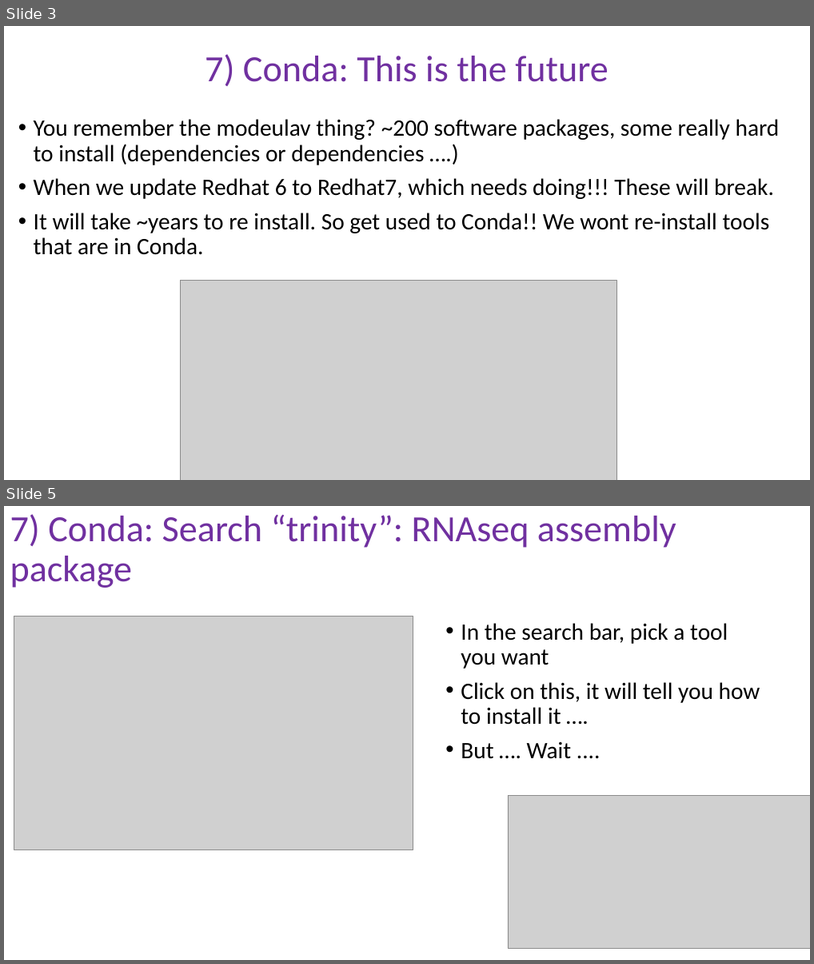
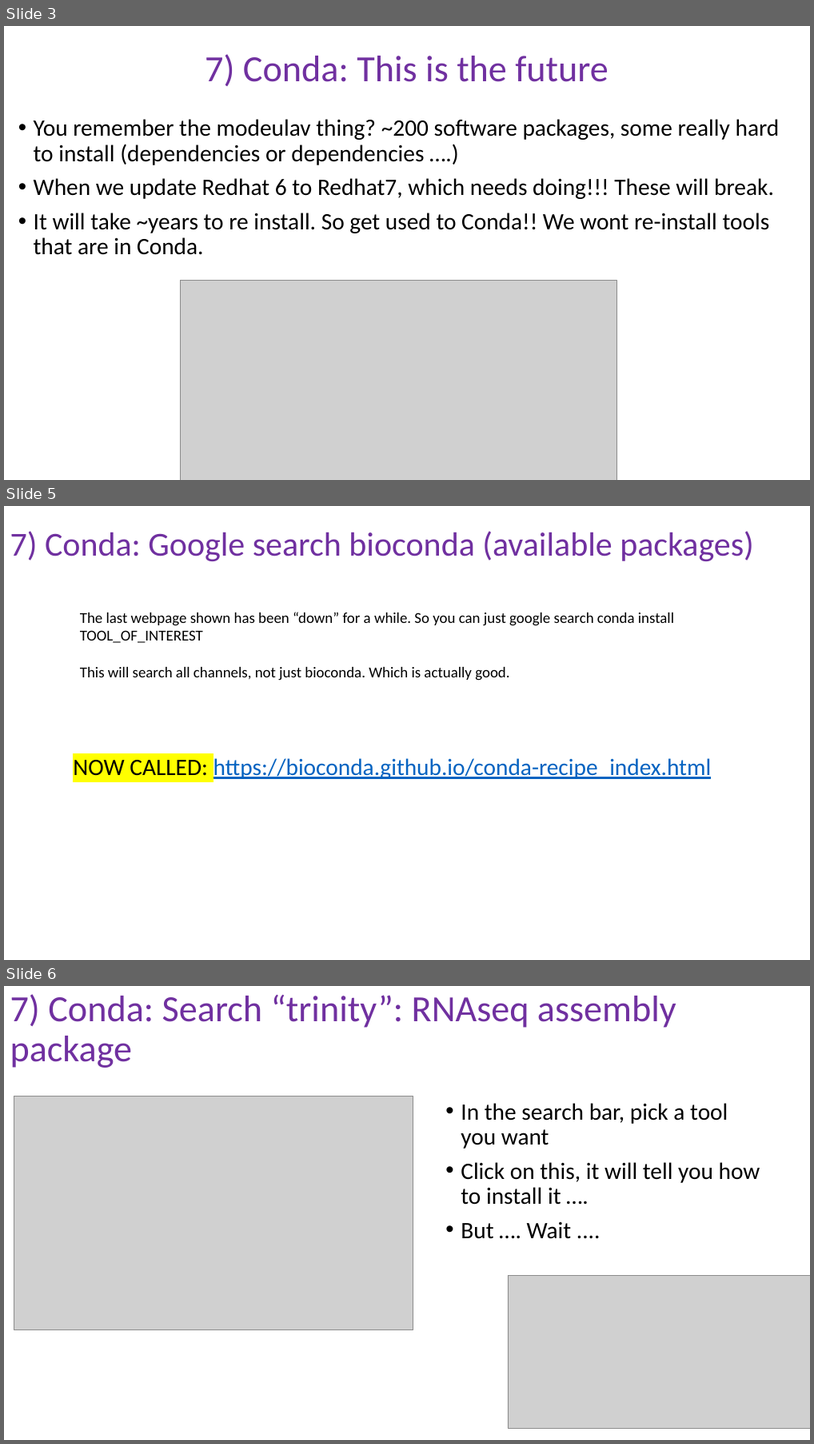
Before and after one commit to peterthorpe5/Sys_admin, a slide deck: cluster_course/powerpoint/7_Conda.pptx. Shown one above the other, each under a label of ours: slides 3 and 5 before the commit, slides 3, 5 and 6 after it; the slides between them are not shown. The pictures are 814x964 and 814x1444 pixels, drawn with LibreOffice and Linux fonts; fonts in the diff are those of the drawing; grey boxes stand for pictures. Boxes give left, top, right and bottom in pixels: in the first picture for what was removed or moved away, otherwise in the second. Text is boxed around its words. In the diff, an @@ line names an element or a change of style, - is before the commit and + after.

Commit message:
new bioconda packages webpage added

```diff
--- a/cluster_course/powerpoint/7_Conda.pptx
+++ b/cluster_course/powerpoint/7_Conda.pptx
@@ slide 5 added at (4,506,810,960), background #FFFFFF @@
@@ title added at (10,531,754,562), 40 pt, text #7030A0 @@
+7) Conda: Google search bioconda (available packages)
@@ text added at (80,612,674,680), 18 pt, text #000000 @@
+The last webpage shown has been “down” for a while. So you can just google search conda install TOOL_OF_INTEREST
+This will search all channels, not just bioconda. Which is actually good.
@@ text added at (73,758,712,779), 28 pt, text #0563C1, underline @@
+NOW CALLED: https://bioconda.github.io/conda-recipe_index.html
@@ what was slide 5 is now slide 6 @@
```
Also in this commit, not shown: 1 slide changed, 1 other slide added.
